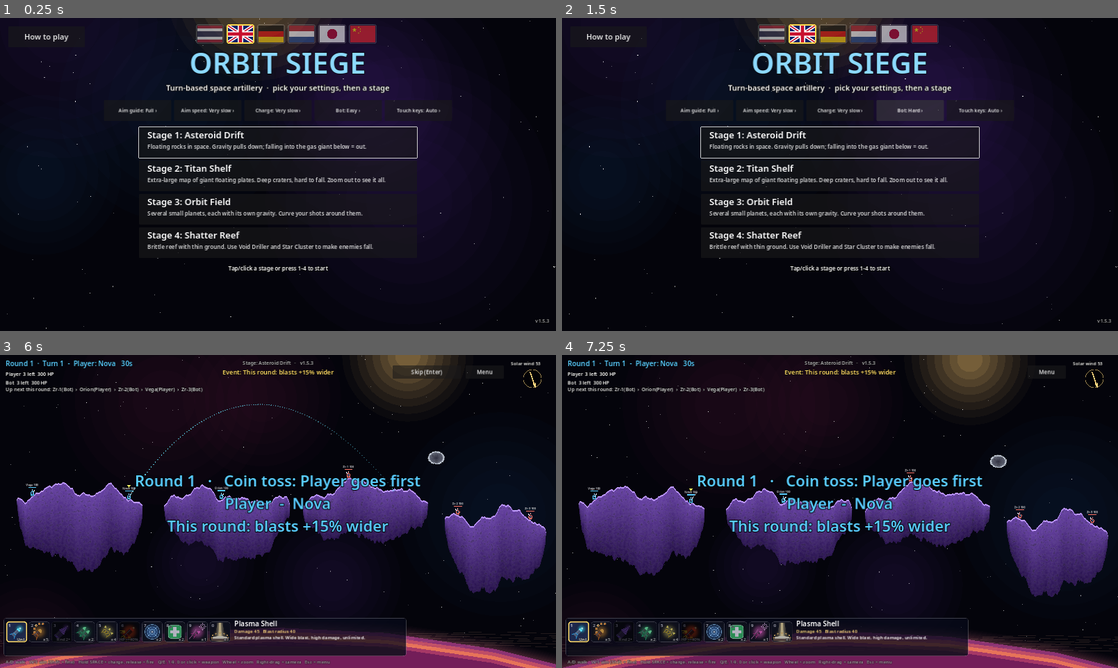
Above: before the commit, frames 1-4 (two rows, left to right).
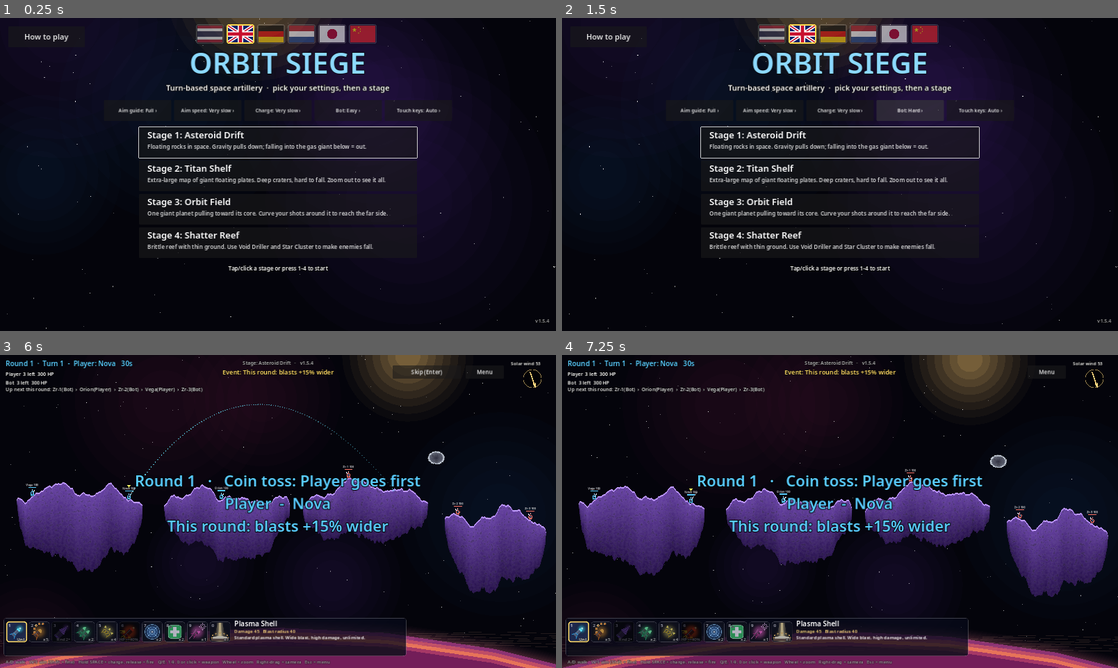
Above: after the commit, the same moments.

Repository: Pid924/OrbitSiege
Game: Godot game, scene res://scenes/menu.tscn
Same seed, same stepped clock (60 frames per second), same inputs: the game is played once before the commit and once after it.
Inputs:
- Up to frame 1 (0.25 s): no input
- Up to frame 2 (1.5 s): click "Bot: Easy ›" at 0.5 s; click "Bot: Normal ›" at 1.25 s
- Up to frame 3 (6 s): click "Stage 1: Asteroid Drift" at 2 s; click "Stage 1: Asteroid Drift" at 2.75 s; click "Don't show before matches aga…" at 3.5 s; click "Don't show before matches aga…" at 4.25 s; click "Don't show before matches aga…" at 5 s; click "Start" at 5.75 s
- Up to frame 4 (7.25 s): click "Skip (Enter)" at 6.5 s

The runs differ from the first frame. In frame 1, 0.4% of the frame differs, in the area x 26-99%, y 61-98%; in frame 2, 0.4%; in frame 3, less than 0.1%; in frame 4, less than 0.1%.

Commit message:
1.5.4: Orbit Field is one giant planet, teams on its left and right halves
Co-Authored-By: Claude Opus 5.5 <noreply@anthropic.com>
Claude-Session: https://claude.ai/code/session_01Lo9zaQgDYn7BjieRUw61Dn

Diff:
--- a/project.godot
+++ b/project.godot
@@ -5,7 +5,7 @@
 
 config/name="Orbit Siege"
 config/description="Turn-based space artillery prototype."
-config/version="1.5.3"
+config/version="1.5.4"
 config/icon="res://icon.png"
 run/main_scene="res://scenes/menu.tscn"
 config/features=PackedStringArray("4.2", "GL Compatibility")
--- a/scripts/game/game_settings.gd
+++ b/scripts/game/game_settings.gd
@@ -23,15 +23,15 @@
 	},
 	"orbit": {
 		"name": "Orbit Field",
-		"desc": "ดาวเคราะห์น้อยหลายดวง ทุกดวงมีแรงโน้มถ่วงของตัวเอง ยิงอ้อมดาวได้",
-		"kind": "planets", "size": Vector2(2300, 1250), "planet_radius": Vector2(100, 175),
+		"desc": "ดาวยักษ์ดวงเดียว แรงโน้มถ่วงดึงเข้าหาใจกลางดาว ยิงโค้งอ้อมดาวไปหาศัตรูอีกฝั่งได้",
+		"kind": "planets", "size": Vector2(2400, 1650), "planet_count": 1, "planet_radius": Vector2(560, 560),
 	},
 }
 const STAGE_ORDER := ["drift", "titan", "orbit", "reef"]
 
 ## How much of the predicted flight path the human player sees, in seconds of flight.
 const GUIDE_OPTIONS := [["ปิด", 0.0], ["สั้น", 0.35], ["กลาง", 0.9], ["ยาว", 2.0], ["เต็มเส้น", 12.0]]
-const VERSION := "1.5.3"
+const VERSION := "1.5.4"
 
 ## [label, seconds to fill the charge bar] for the human player.
 const CHARGE_OPTIONS := [["ช้ามาก", 5.0], ["ช้า", 3.6], ["ปกติ", 2.6], ["เร็ว", 1.6]]
--- a/scripts/game/i18n_table.gd
+++ b/scripts/game/i18n_table.gd
@@ -8,7 +8,7 @@
 	"เกาะหินลอยกลางอวกาศ แรงโน้มถ่วงดึงลงล่าง ตกลงไปในชั้นบรรยากาศดาวแก๊สยักษ์ = ตาย": ["Floating rocks in space. Gravity  …(317 unchanged characters)…
 	"ฉากใหญ่พิเศษ แผ่นดินลอยฟ้าผืนยักษ์ หลุมลึก ร่วงยาก ใช้ล้อเมาส์ซูมดูทั้งฉาก": ["Extra-large map of giant floating plat …(282 unchanged characters)…
 	"แนวหินเปราะ พื้นบาง ระเบิดทะลุง่าย ใช้ Void Driller กับ Star Cluster ทำให้ศัตรูร่วง": ["Brittle reef with thin ground …(339 unchanged characters)…
-	"ดาวเคราะห์น้อยหลายดวง ทุกดวงมีแรงโน้มถ่วงของตัวเอง ยิงอ้อมดาวได้": ["Several small planets, each with its own gravity. Curve your shots around them.", "Mehrere kleine Planeten mit eigener Schwerkraft. Schüsse fliegen um sie herum.", "Meerdere kleine planeten met elk eigen zwaartekracht. Schiet eromheen.", "重力を持つ小惑星がいくつも。弾は惑星の周りを曲がって飛ぶ。", "多个小行星，各有自己的引力，可以绕着星球射击。"],
+	"ดาวยักษ์ดวงเดียว แรงโน้มถ่วงดึงเข้าหาใจกลางดาว ยิงโค้งอ้อมดาวไปหาศัตรูอีกฝั่งได้": ["One giant planet pulling toward its core. Curve your shots around it to reach the far side.", "Ein Riesenplanet, der zum Kern zieht. Schieße um ihn herum auf die andere Seite.", "Eén reuzenplaneet die naar zijn kern trekt. Schiet eromheen naar de overkant.", "中心へ引き寄せる巨大惑星がひとつ。弾を曲げて裏側の敵を狙おう。", "一颗巨大的星球，引力指向核心。绕着星球射击另一侧的敌人。"],
 	"ปิด": ["Off", "Aus", "Uit", "オフ", "关"],
 	"สั้น": ["Short", "Kurz", "Kort", "短い", "短"],
 	"กลาง": ["Medium", "Mittel", "Middel", "中", "中"],
--- a/scripts/game/match.gd
+++ b/scripts/game/match.gd
@@ -28,6 +28,7 @@
 const TURN_TIME := 30.0
 const UNITS_PER_TEAM := 3
 const PLANET_COUNT := 5
+var planet_count := PLANET_COUNT
 var planet_radius := Vector2(70, 140)
 const DRIFT_GRAVITY := 260.0
 const ABYSS_MARGIN := 70.0  # island stages: below world height minus this, a unit is lost in the gas giant
@@ -112,6 +113,7 @@
 	var cfg: Dictionary = GameSettings.STAGES[stage]
 	spawn_gap = cfg.get("spawn_gap", MIN_SPAWN_GAP)
 	planet_radius = cfg.get("planet_radius", Vector2(70, 140))
+	planet_count = cfg.get("planet_count", PLANET_COUNT)
 	world_size = cfg.size
 	carve_mult = cfg.get("carve_mult", 1.0)
 	var stars := Starfield.new()
@@ -169,8 +171,12 @@
 
 
 func _generate_planets() -> void:
+	if planet_count == 1:
+		# One giant world in the middle; shells curve around it.
+		physics.add_planet(Vector2(world_size.x * 0.5, world_size.y * 0.56), rng.randf_range(planet_radius.x, planet_radius.y))
+		return
 	var tries := 0
-	while (physics.planets.size() < PLANET_COUNT and tries < 2000) or physics.planets.size() < 3:
+	while (physics.planets.size() < planet_count and tries < 2000) or physics.planets.size() < mini(3, planet_count):
 		tries += 1
 		var r := rng.randf_range(planet_radius.x, planet_radius.y)
 		var c := Vector2(rng.randf_range(r + 50.0, world_size.x - r - 50.0), rng.randf_range(r + 90.0, world_size.y - r - 40.0))
@@ -190,6 +196,11 @@
 	# With an odd count both teams may use the middle planet, so each has room to spread out.
 	var half := maxi(1, (sorted.size() + 1) / 2)
 	var homes := [sorted.slice(0, half), sorted.slice(sorted.size() - half)]
+	if sorted.size() == 1:
+		# One planet: team 0 on its left side, team 1 on its right side.
+		var center: Vector2 = sorted[0].center
+		var spots := _planet_spots(sorted)
+		return [spots.filter(func(s): return s.x < center.x - 60.0), spots.filter(func(s): return s.x > center.x + 60.0)]
 	return homes.map(func(h): return _planet_spots(h))
 
 
@@ -283,6 +294,8 @@
 		var radius: float = planet.radius
 		# Prefer the upper half of the planet, it reads better on screen.
 		var angle := rng.randf_range(-PI * 0.9, -PI * 0.1) if attempt < 60 else rng.randf() * TAU
+		if planets.size() == 1 and planet_count == 1:
+			angle = rng.randf_range(-PI, 0.0)  # giant planet: top half only, so nobody starts under the HUD
 		var dir := Vector2.from_angle(angle)
 		var pos := center + dir * radius * 1.4
 		while not terrain.is_solid(pos - dir) and pos.distance_to(center) > 1.0:
--- a/scripts/world/terrain.gd
+++ b/scripts/world/terrain.gd
@@ -162,7 +162,7 @@
 			if dist > reach:
 				continue
 			var dir := d / maxf(dist, 0.001)
-			var edge := radius * (1.0 + 0.12 * shape_noise.get_noise_2d(dir.x * 1.6 + offset, dir.y * 1.6))
+			var edge := radius * (1.0 + minf(0.12, 40.0 / radius) * shape_noise.get_noise_2d(dir.x * 1.6 + offset, dir.y * 1.6))
 			if dist > edge:
 				continue
 			var depth := edge - dist
Binary file changed: assets/fonts/noto-sans-ja-600.woff2
Binary file changed: assets/fonts/noto-sans-zh-600.woff2
Not shown, changed: CHANGELOG.md
Not shown, changed: docs/index.pck
